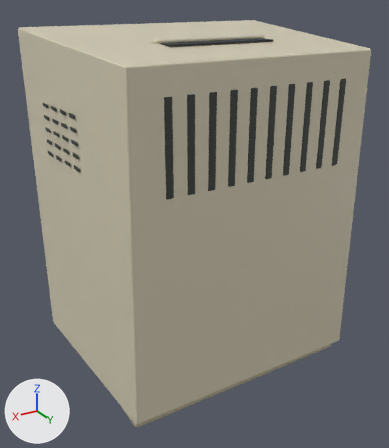
The glTF model public/models/studio-mac.glb: old version first, new version second.
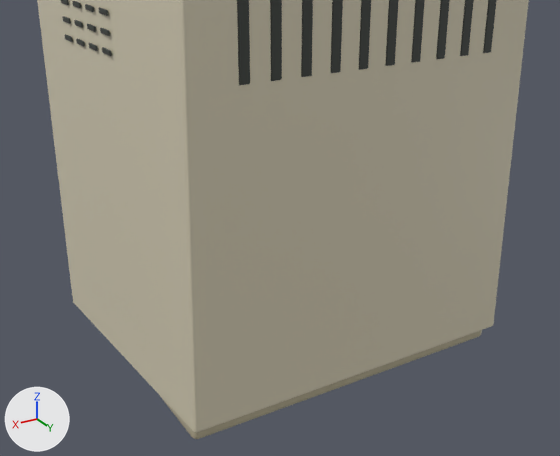
Each version is shown whole from a 50 mm camera at (2.26, 4.36, 1.55) aimed at (0.05, 0.66, -0.3), then close up from a 50 mm camera at (2.31, 4.44, 1.08) aimed at (0.36, 1.18, -0.54). Arrows for +X, +Y and +Z are at lower left; the lights stay in place. The last two pictures show the newer version. Where no turn or scale is listed for an object, it has been applied to the vertices.

Objects in the first close-up: 'Angular Plus shell', 'Lower plinth', 'Rear exhaust 4', 'Rear exhaust 5', 'Rear exhaust 6', 'Rear exhaust 7', 'Rear exhaust 8', 'Rear exhaust 9' and 14 more.
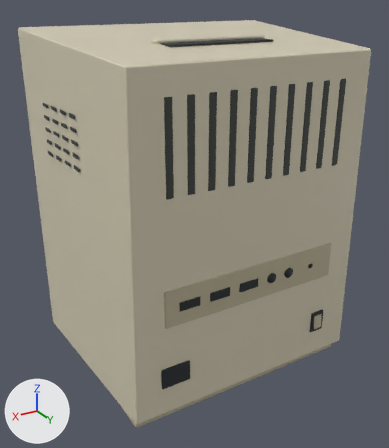
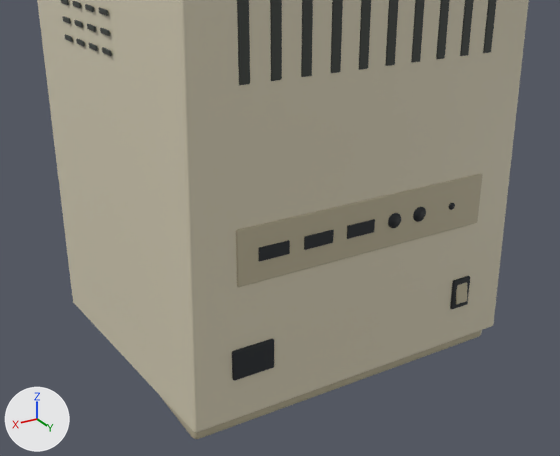
Location of each change, (x1, y1, x2, y2) in pixels of the close-ups (560 x 456 px):
'Rear port strip', added (beige): after (236, 173, 483, 287)
'Rear power inlet', added (black): after (232, 339, 274, 381)
'Rear serial port 0', added (black): after (259, 240, 290, 262)
'Rear serial port 1', added: after (304, 230, 334, 250)
'Rear serial port 2', added: after (347, 219, 375, 239)
'Rear power rocker surround', added: after (450, 276, 470, 309)
'Rear power rocker', added: after (456, 282, 467, 304)
'Rear round port 0', added: after (388, 213, 401, 228)
'Rear round port 1', added: after (413, 207, 426, 222)

Edits to the bpy script that builds the scene:
```text
Add me_cube_068:
    me_cube_068.from_pydata(...)  # 96 vertices, 188 faces; spans x -0.0425..0.0425, y -0.0131..0.0131, z -0.0646..0.0646
    me_cube_068.materials.append(mat_edge)  # beige #bcb397
Add me_cube_067:
    me_cube_067.from_pydata(...)  # 96 vertices, 188 faces; spans x -0.065..0.065, y -0.01..0.01, z -0.095..0.095
    me_cube_067.materials.append(mat_rubber)  # black #22272b
Add me_cube_066_1:
    me_cube_066_1.from_pydata(...)  # 96 vertices, 188 faces; spans x -0.12..0.12, y -0.01..0.01, z -0.085..0.085
    me_cube_066_1.materials.append(mat_rubber)  # black #22272b
Add me_cylinder_002:
    me_cylinder_002.from_pydata(...)  # a 16-sided cylinder along y spanning x -0.042..0.042, y -0.006..0.006, z -0.042..0.042
    me_cylinder_002.materials.append(mat_rubber)  # black #22272b
Add me_cube_065_1:
    me_cube_065_1.from_pydata(...)  # a box spanning x -0.085..0.085, y -0.006..0.006, z -0.035..0.035
    me_cube_065_1.materials.append(mat_rubber)  # black #22272b
Add me_cube_062_1:
    me_cube_062_1.from_pydata(...)  # 96 vertices, 188 faces; spans x -0.78..0.78, y -0.01..0.01, z -0.15..0.15
    me_cube_062_1.materials.append(mat_edge)  # beige #bcb397
Add ob_rear_power_rocker:
    ob_rear_power_rocker = bpy.data.objects.new('Rear power rocker', me_cube_068)
    ob_rear_power_rocker.location = (-0.7, 1.497, -1.075)
Add ob_rear_power_rocker_surround:
    ob_rear_power_rocker_surround = bpy.data.objects.new('Rear power rocker surround', me_cube_067)
    ob_rear_power_rocker_surround.location = (-0.7, 1.486, -1.08)
Add ob_rear_power_inlet:
    ob_rear_power_inlet = bpy.data.objects.new('Rear power inlet', me_cube_066_1)
    ob_rear_power_inlet.location = (0.7, 1.486, -1.08)
Add ob_rear_round_port_1:
    ob_rear_round_port_1 = bpy.data.objects.new('Rear round port 1', me_cylinder_002)
    ob_rear_round_port_1.location = (-0.33, 1.49, -0.5)
Add ob_rear_round_port_0:
    ob_rear_round_port_0 = bpy.data.objects.new('Rear round port 0', me_cylinder_002.copy())
    ob_rear_round_port_0.location = (-0.16, 1.49, -0.5)
Add ob_rear_serial_port_2:
    ob_rear_serial_port_2 = bpy.data.objects.new('Rear serial port 2', me_cube_065_1)
    ob_rear_serial_port_2.location = (0.06, 1.49, -0.5)
Add ob_rear_serial_port_1:
    ob_rear_serial_port_1 = bpy.data.objects.new('Rear serial port 1', me_cube_065_1.copy())
    ob_rear_serial_port_1.location = (0.32, 1.49, -0.5)
Add ob_rear_serial_port_0:
    ob_rear_serial_port_0 = bpy.data.objects.new('Rear serial port 0', me_cube_065_1.copy())
    ob_rear_serial_port_0.location = (0.58, 1.49, -0.5)
Add ob_rear_port_strip:
    ob_rear_port_strip = bpy.data.objects.new('Rear port strip', me_cube_062_1)
    ob_rear_port_strip.location = (0.0, 1.482, -0.5)
```
